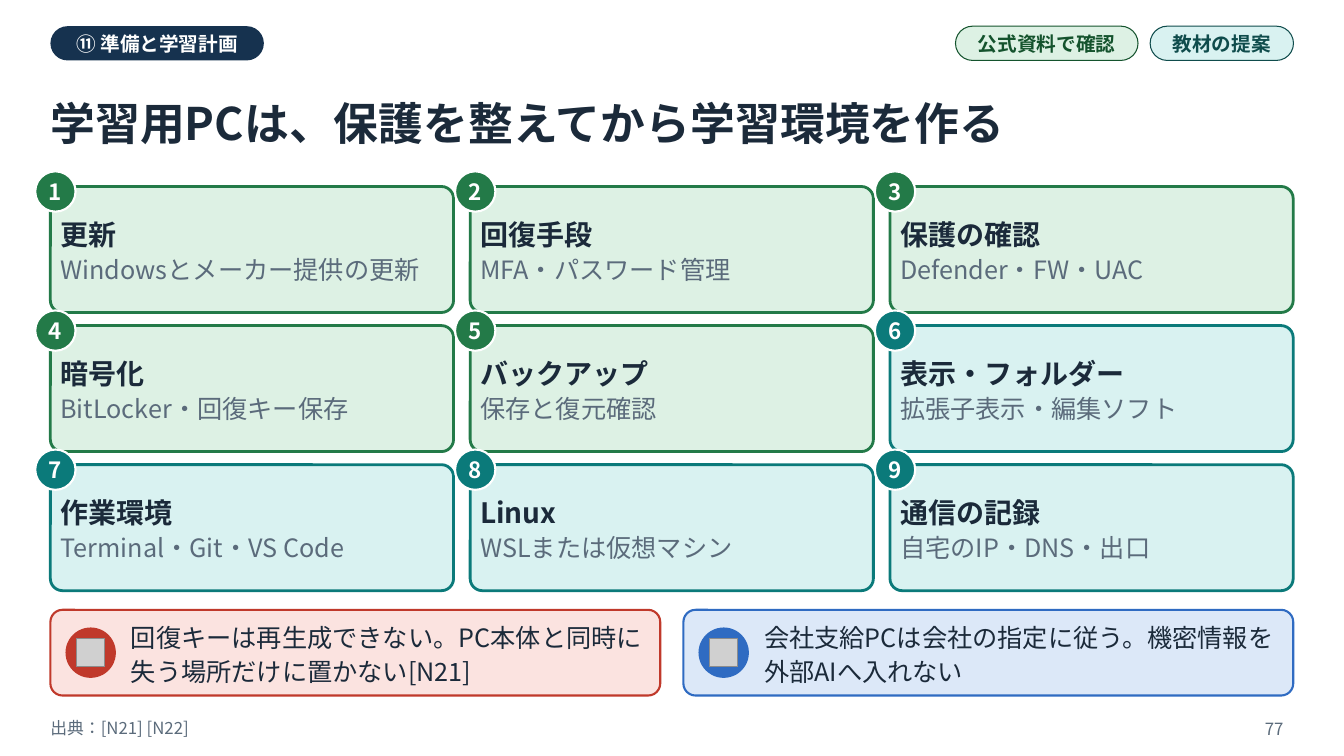
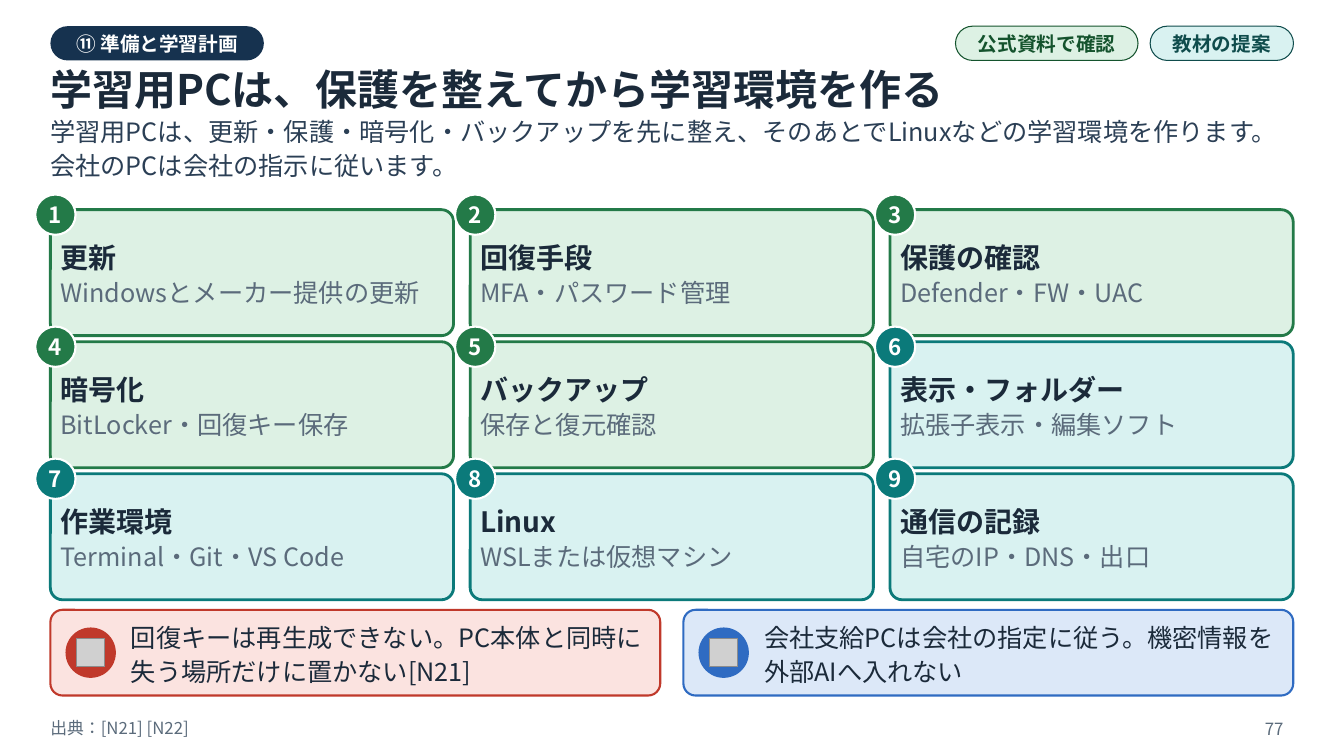
Before and after one commit to koyoy1016-gif/koyo1016, a slide deck: slide 77 of ai-infrastructure-hpe-study-deck.pptx. Drawn at 1344x756 pixels with LibreOffice and Linux fonts; fonts in the diff are those of the drawing; grey boxes stand for pictures. Boxes give left, top, right and bottom in pixels: in the first picture for what was removed or moved away, otherwise in the second. Text is boxed around its words. In the diff, an @@ line names an element or a change of style, - is before the commit and + after.

```diff
--- a/ai-infrastructure-hpe-study-deck.pptx
+++ b/ai-infrastructure-hpe-study-deck.pptx
@@ text "学習用PCは、保護を整えてから学習環境を作る" at [50,69,943,109]: size 32 to 30 pt; line spacing 40pt to 38pt @@
@@ text added at [50,119,1277,177], 18 pt, text #2B3F55 @@
+学習用PCは、更新・保護・暗号化・バックアップを先に整え、そのあとでLinuxなどの学習環境を作ります。会社のPCは会社の指示に従います。
@@ 6 texts, 3 rounded rectangles, 3 ellipses: place and size @@
-6 texts, 3 rounded rectangles, 3 ellipses at [35,171,1294,313]
+6 texts, 3 rounded rectangles, 3 ellipses at [35,195,1294,336]
@@ 6 texts, 3 rounded rectangles, 3 ellipses: place and size @@
-6 texts, 3 rounded rectangles, 3 ellipses at [35,311,1294,452]
+6 texts, 3 rounded rectangles, 3 ellipses at [35,327,1294,468]
@@ 6 texts, 3 rounded rectangles, 3 ellipses: place and size @@
-6 texts, 3 rounded rectangles, 3 ellipses at [35,450,1294,591]
+6 texts, 3 rounded rectangles, 3 ellipses at [35,459,1294,600]
```
Also in this commit, not shown: 90 other slides changed, 17 other files.
